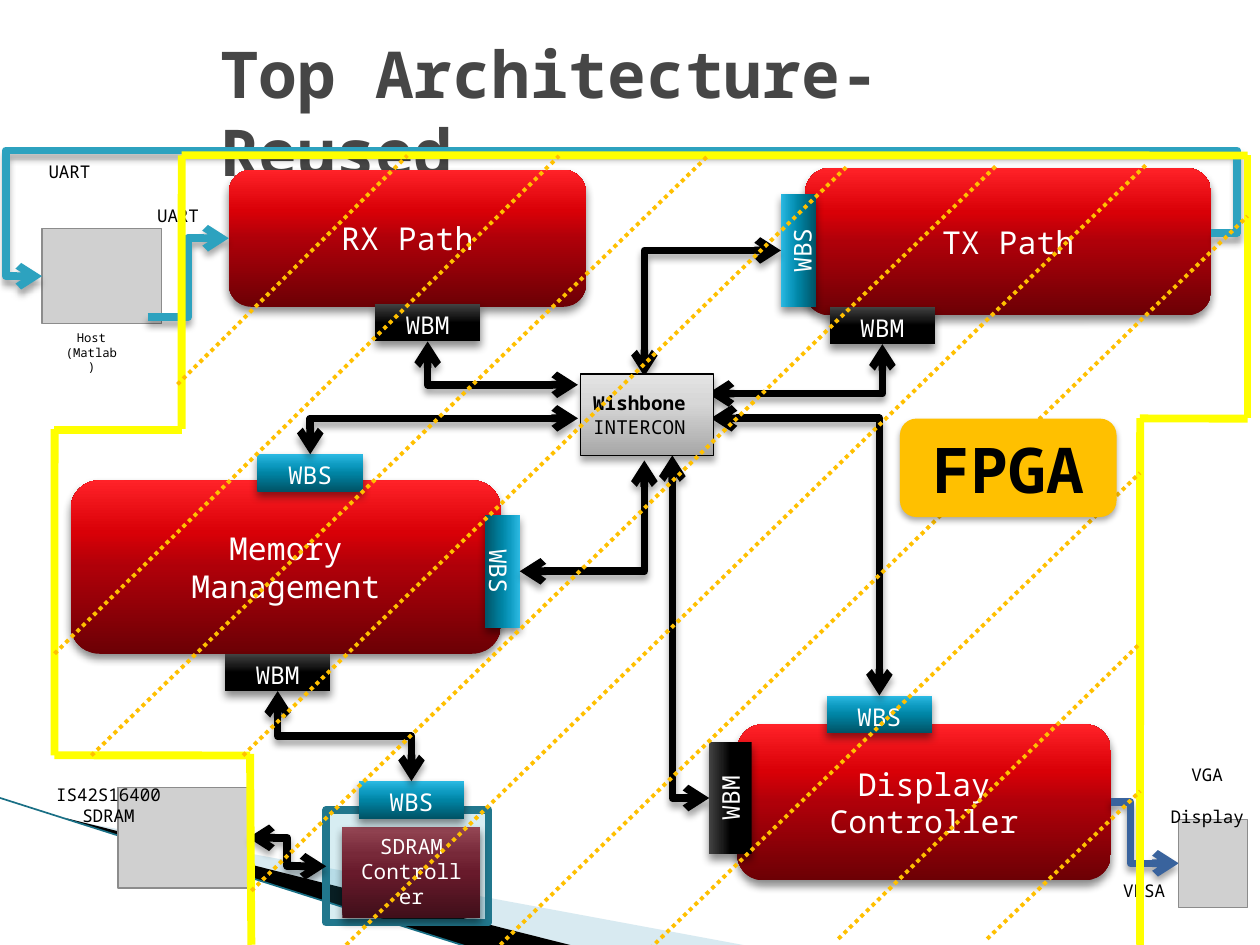
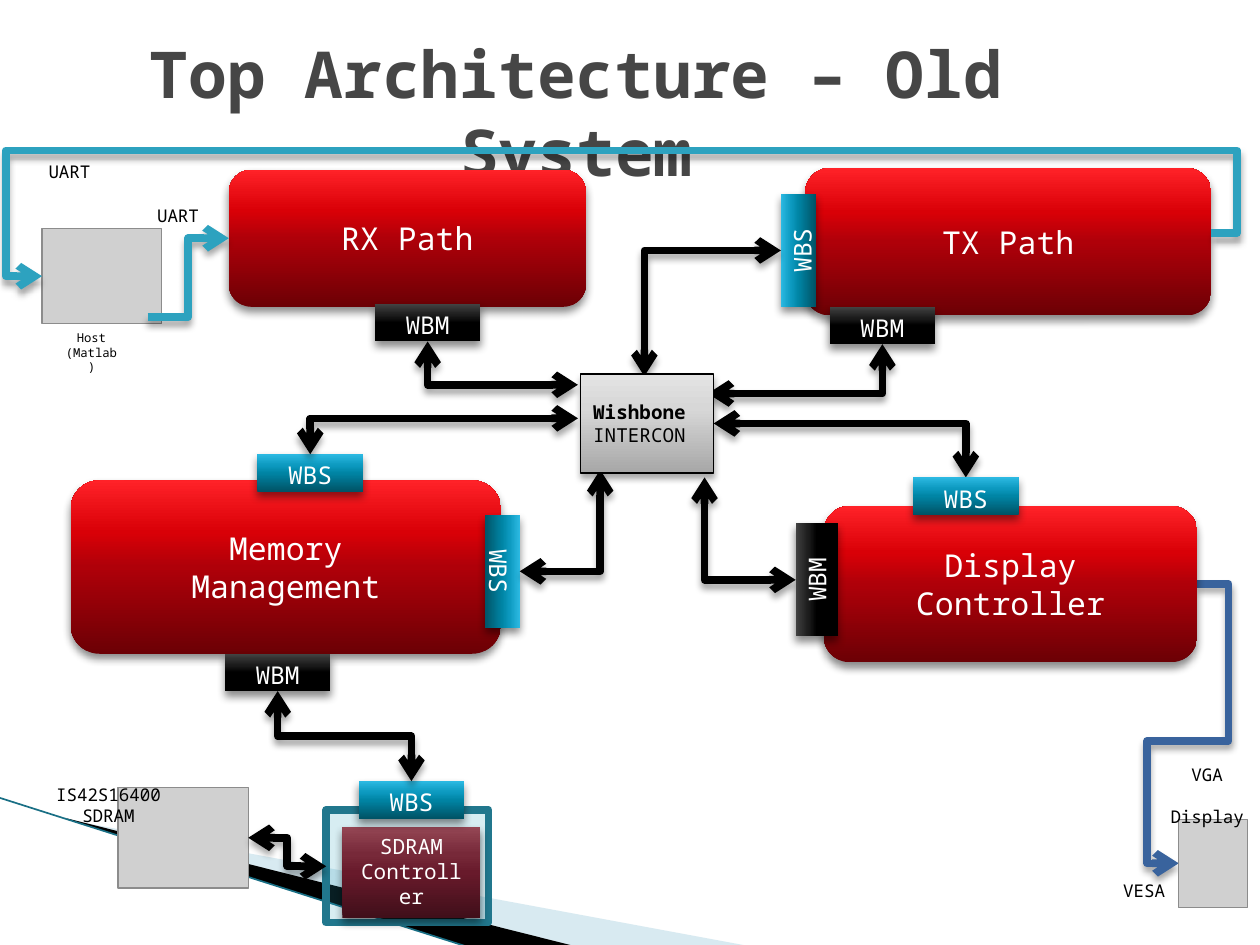
Before and after one commit to shizzz88/image-rotation-technion-ee, a slide deck: slide 3 of Presentation/Mid_Presentation.pptx (slide 12 before the commit). Drawn at 1260x945 pixels with LibreOffice and Linux fonts; fonts in the diff are those of the drawing; grey boxes stand for pictures; background and template pictures are left out. Boxes give left, top, right and bottom in pixels: in the first picture for what was removed or moved away, otherwise in the second. Text is boxed around its words. In the diff, an @@ line names an element or a change of style, - is before the commit and + after.

```diff
--- a/Presentation/Mid_Presentation.pptx
+++ b/Presentation/Mid_Presentation.pptx
@@ title at bbox=[150, 48, 1002, 193]: text changed @@
-Top Architecture- Reused
+Top Architecture – Old System
@@ rectangle "Wishbone": place and size @@
-rectangle "Wishbone" at bbox=[581, 374, 713, 456]
+rectangle "Wishbone" at bbox=[581, 374, 713, 472]
@@ group removed at bbox=[54, 155, 1247, 945]: 19 lines, 1 rounded rectangle @@
-FPGA
@@ elbow double arrow moved from (879, 696) - (711, 418) to (966, 478) - (713, 423) @@
@@ elbow double arrow moved from (520, 571) - (644, 461) to (520, 571) - (600, 470) @@
@@ elbow double arrow moved from (709, 798) - (673, 455) to (795, 580) - (704, 478) @@
@@ rectangle "WBS": place and size @@
-rectangle "WBS" at bbox=[827, 696, 932, 733]
+rectangle "WBS" at bbox=[914, 478, 1019, 515]
@@ rounded rectangle "Display": place and size @@
-rounded rectangle "Display" at bbox=[737, 724, 1110, 881]
+rounded rectangle "Display" at bbox=[824, 507, 1197, 663]
@@ rectangle "WBM": place and size @@
-rectangle "WBM" at bbox=[709, 743, 752, 855]
+rectangle "WBM" at bbox=[796, 524, 839, 636]
@@ elbow arrow moved from (1111, 803) - (1179, 863) to (1197, 585) - (1179, 863) @@
```
Also in this commit, not shown: 5 other slides changed, 8 slides added, 18 slides removed, 1 other file.
